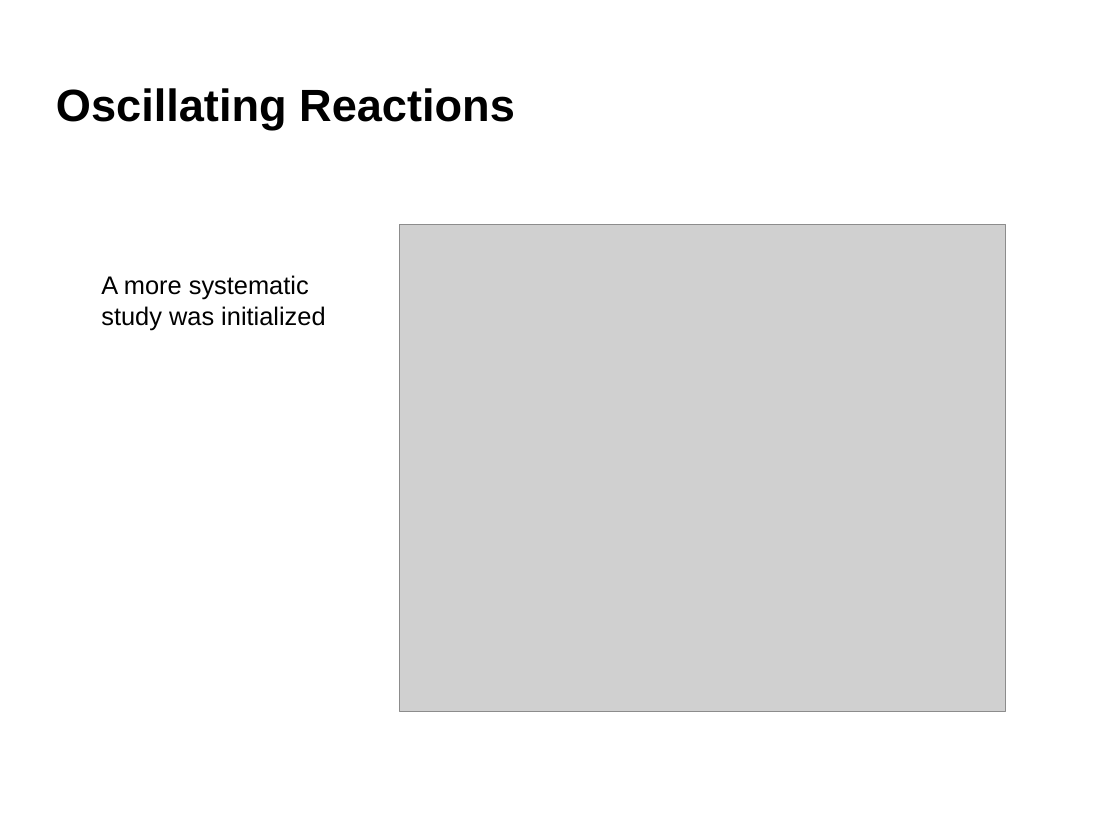
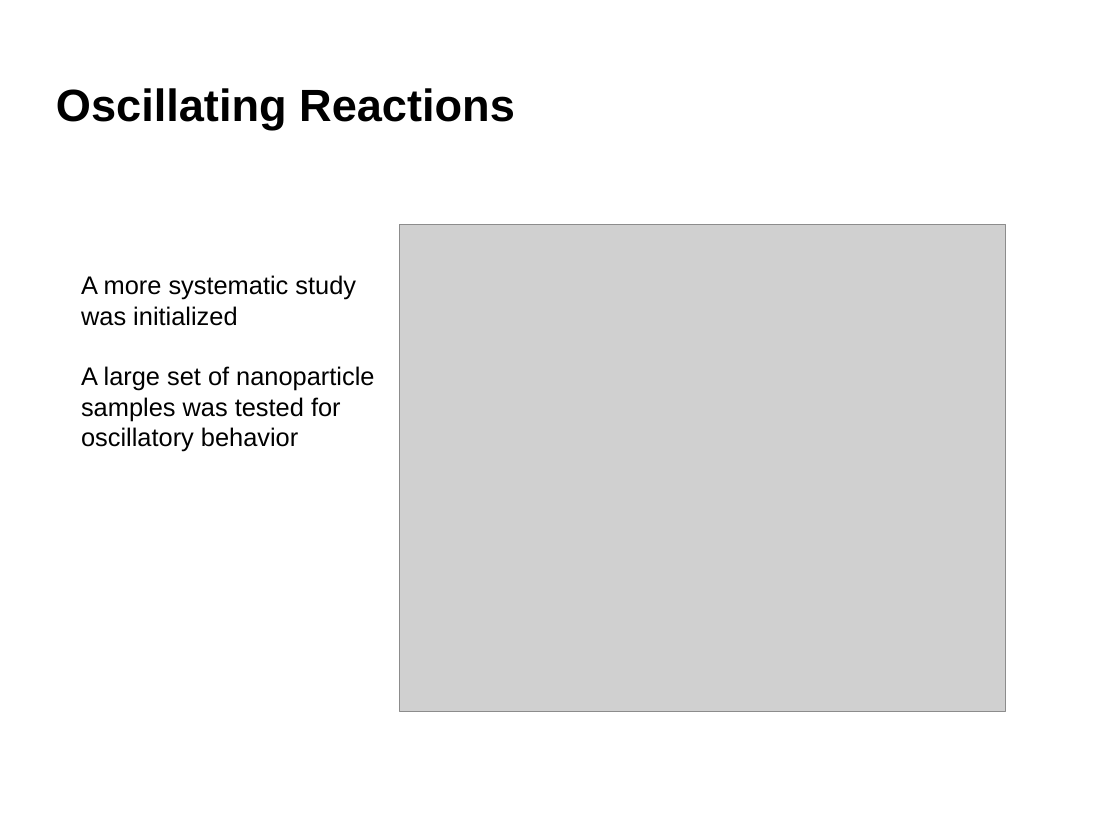
Before and after one commit to robertjensen/Thesis, a slide deck: slide 28 of defence/presentaation.odp (slide 25 before the commit). Drawn at 1120x840 pixels with LibreOffice and Linux fonts; fonts in the diff are those of the drawing; grey boxes stand for pictures; background and template pictures are left out. Boxes give left, top, right and bottom in pixels: in the first picture for what was removed or moved away, otherwise in the second. Text is boxed around its words. In the diff, an @@ line names an element or a change of style, - is before the commit and + after.

```diff
--- a/defence/presentaation.odp
+++ b/defence/presentaation.odp
@@ text "A more systematic study was ...": place and size @@
-text "A more systematic study was ..." at (101,275,325,330)
+text "A more systematic study was ..." at (81,275,374,452)
@@ text at (81,366,374,452): paragraph added @@
+A large set of nanoparticle samples was tested for oscillatory behavior
```
Also in this commit, not shown: 10 other slides changed, 10 slides added, 5 slides removed, 10 other files.
